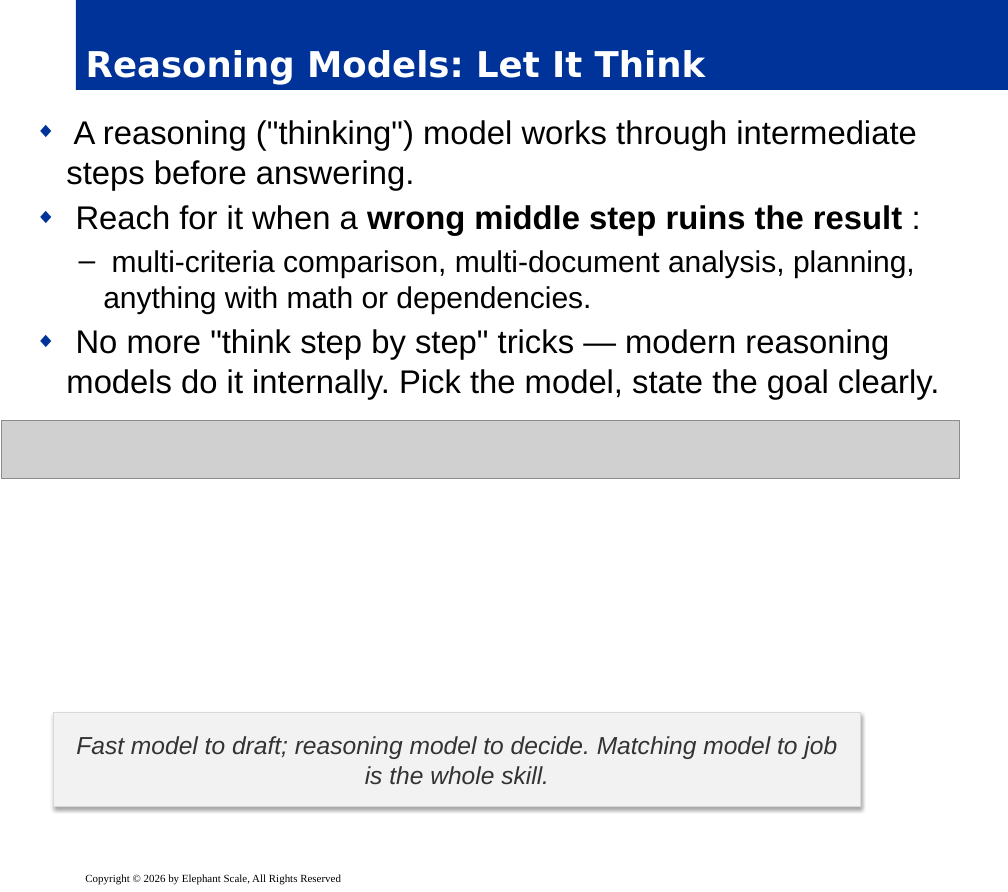
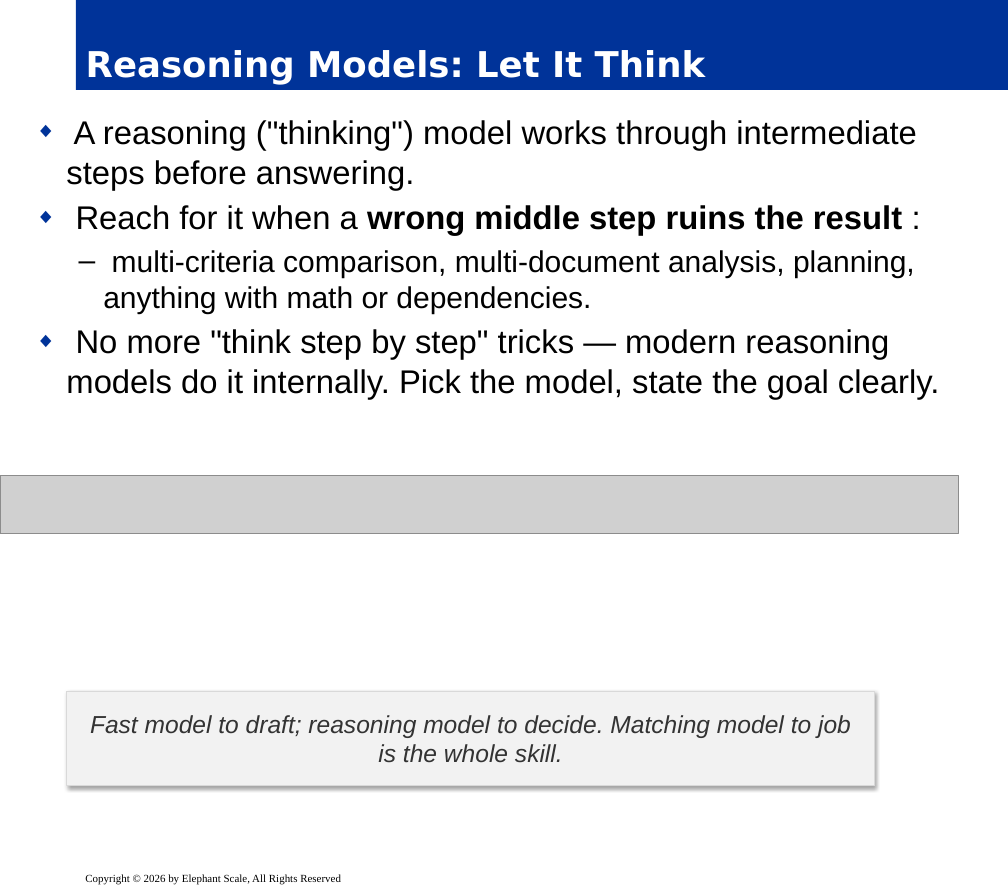
Before and after one commit to elephantscale/Prompt_Engineering_for_Business_Professionals, a slide deck: slide 3 of slides/release/04-advanced-techniques.pptx. Drawn at 1008x892 pixels with LibreOffice and Linux fonts; fonts in the diff are those of the drawing; grey boxes stand for pictures; background and template pictures are left out. Boxes give left, top, right and bottom in pixels: in the first picture for what was removed or moved away, otherwise in the second. Text is boxed around its words. In the diff, an @@ line names an element or a change of style, - is before the commit and + after.

```diff
--- a/slides/release/04-advanced-techniques.pptx
+++ b/slides/release/04-advanced-techniques.pptx
@@ picture moved from (x1=1, y1=421, x2=960, y2=479) to (x1=0, y1=476, x2=959, y2=534) @@
@@ rectangle "Fast model to draft; reasoning ..." moved from (x1=53, y1=713, x2=860, y2=807) to (x1=67, y1=691, x2=874, y2=786) @@
```
Also in this commit, not shown: 7 other slides changed.
